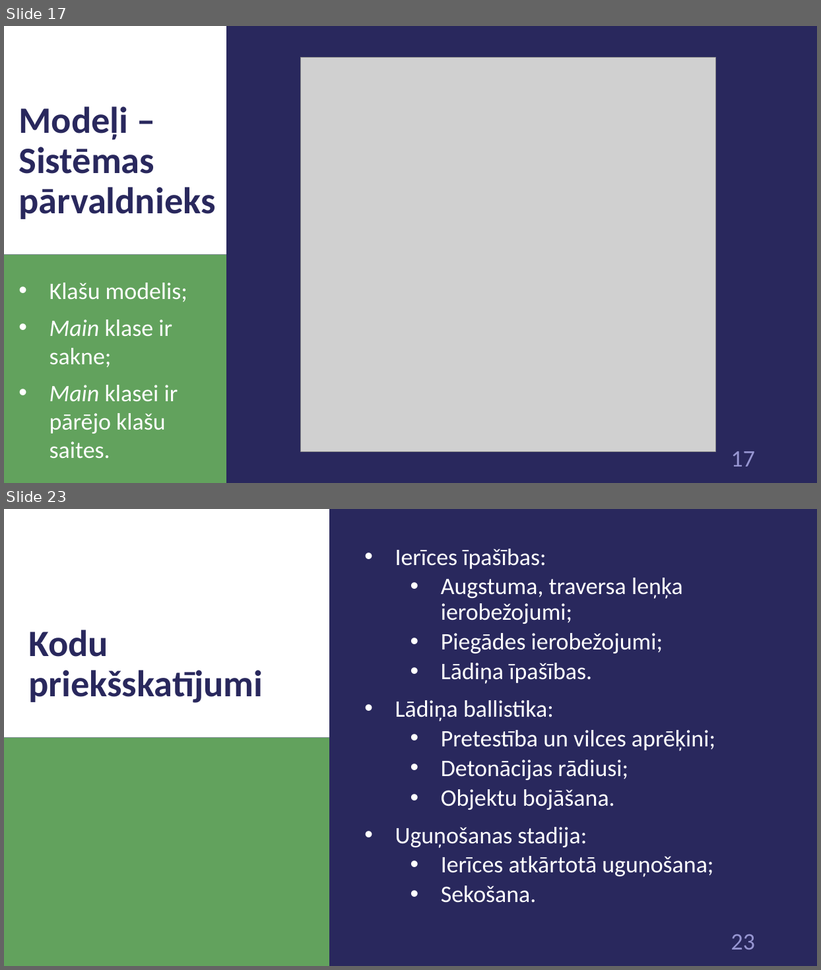
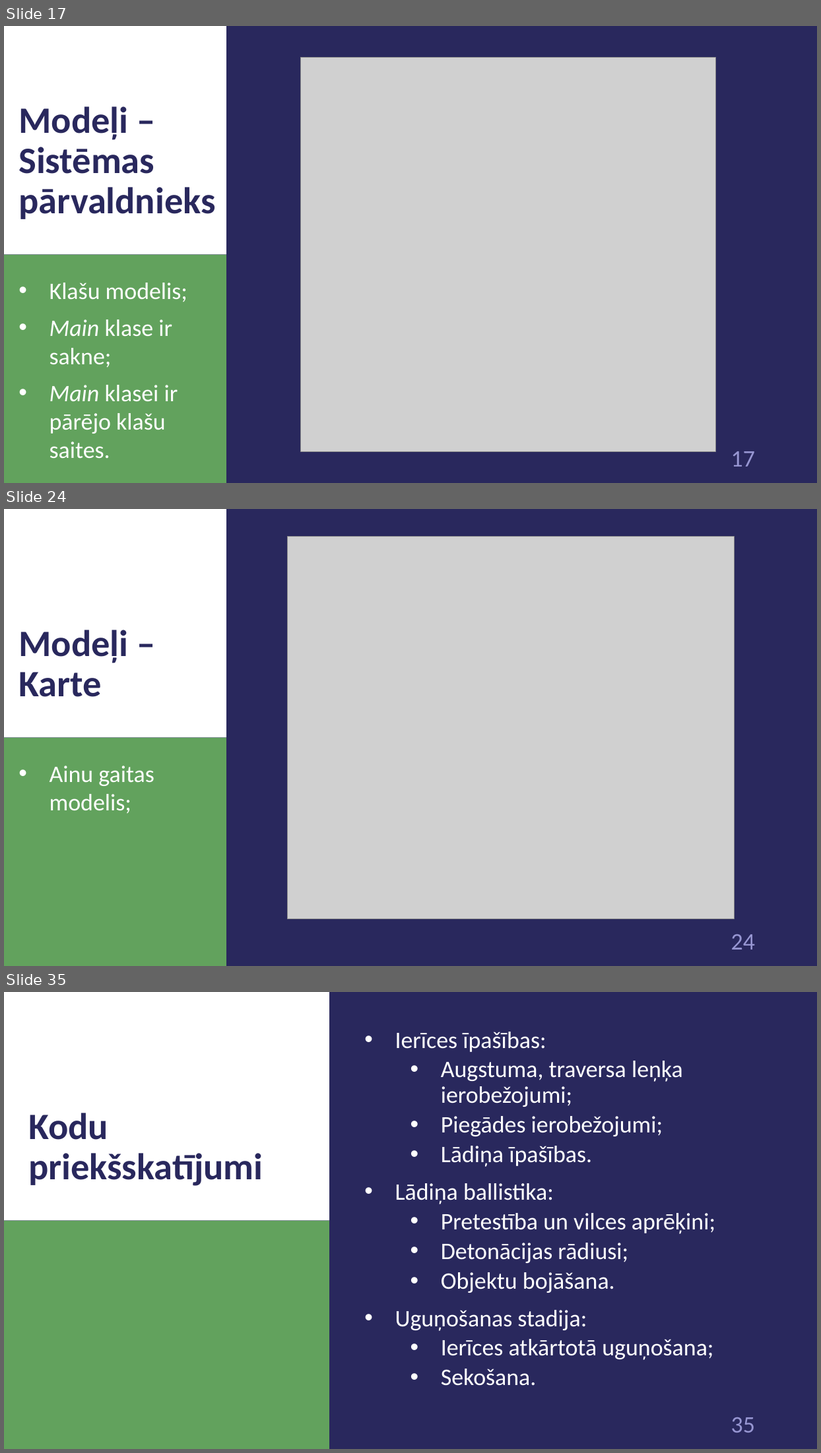
Before and after one commit to 1ivyatan/drumstalotajs, a slide deck: Documentation/Prezentācija.pptx. Shown one above the other, each under a label of ours: slides 17 and 23 before the commit, slides 17, 24 and 35 after it; the slides between them are not shown. The pictures are 821x970 and 821x1453 pixels, drawn with LibreOffice and Linux fonts; fonts in the diff are those of the drawing; grey boxes stand for pictures. Boxes give left, top, right and bottom in pixels: in the first picture for what was removed or moved away, otherwise in the second. Text is boxed around its words. In the diff, an @@ line names an element or a change of style, - is before the commit and + after.

Commit message:
add model images

```diff
--- a/Documentation/Prezentācija.pptx
+++ b/Documentation/Prezentācija.pptx
@@ slide 24 added at [4,509,817,966], background #29285D; not listed: 3 template elements that a slide beside it also shows @@
@@ picture added at [288,537,734,920] @@
@@ title added at [19,630,128,697], 44 pt, text #29285D, bold @@
+Modeļi – Karte
@@ text added at [50,766,154,814], 28 pt, text #FFFFFF @@
+• Ainu gaitas modelis;
@@ what was slide 23 is now slide 35 @@
@@ page number at [731,1418,755,1433]: text changed @@
-23
+35
```
Also in this commit, not shown: 4 slides changed, 12 other slides added, 1 slide removed.
